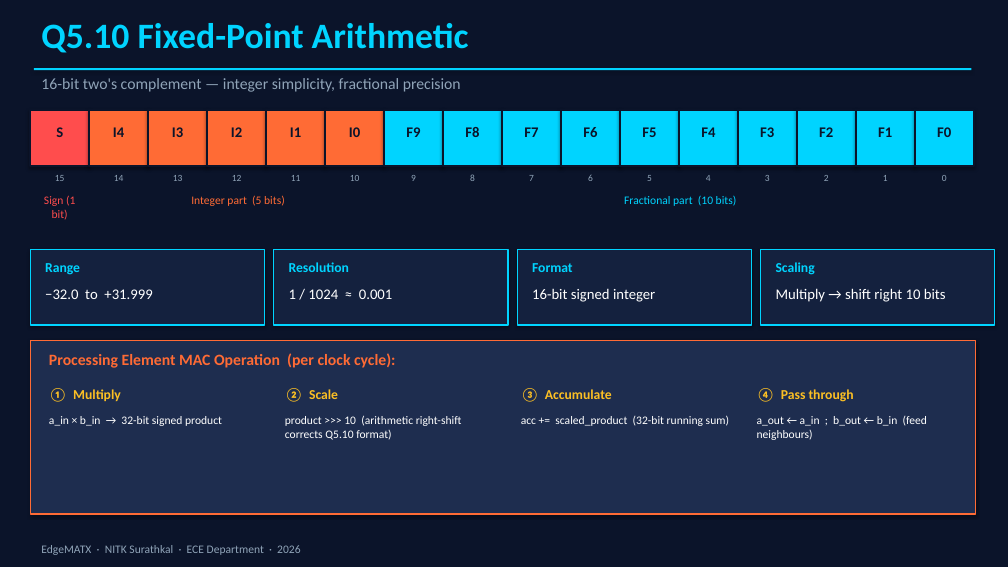
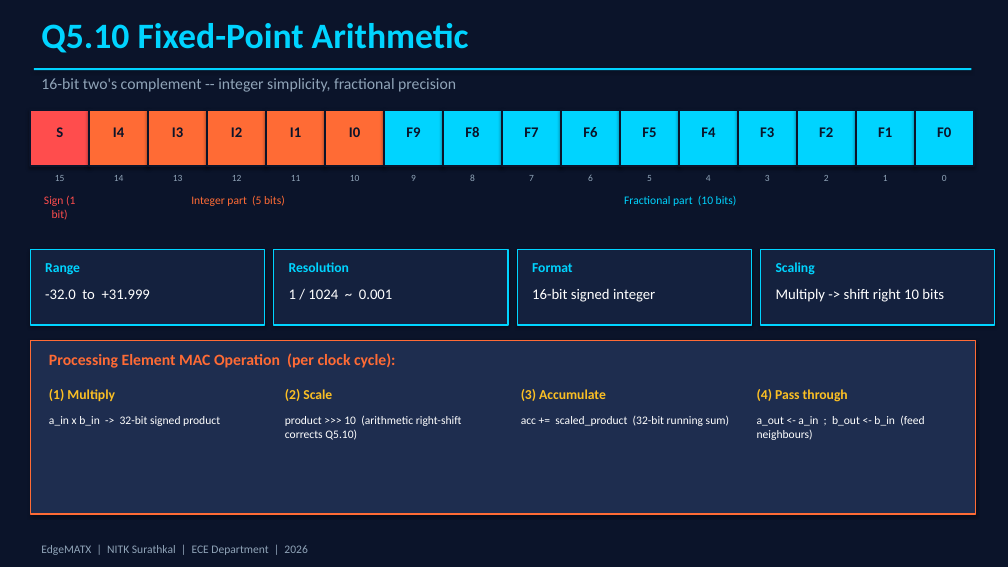
Before and after one commit to Quicksilver008/TinyML-Accelerator, a slide deck: slide 9 of docs/major/EdgeMATX_presentation.pptx (slide 7 before the commit). Drawn at 1008x567 pixels with LibreOffice and Linux fonts; fonts in the diff are those of the drawing. Boxes give left, top, right and bottom in pixels: in the first picture for what was removed or moved away, otherwise in the second. Text is boxed around its words. In the diff, an @@ line names an element or a change of style, - is before the commit and + after.

Commit message:
rename report to midsem, add EdgeMATX slides, update firmware.hex

```diff
--- a/docs/major/EdgeMATX_presentation.pptx
+++ b/docs/major/EdgeMATX_presentation.pptx
@@ text at (41, 78, 456, 92): text changed @@
-16-bit two's complement — integer simplicity, fractional precision
+16-bit two's complement -- integer simplicity, fractional precision
@@ text at (45, 289, 150, 299): text changed @@
-−32.0 to +31.999
+-32.0 to +31.999
@@ text at (289, 289, 393, 299): text changed @@
-1 / 1024 ≈ 0.001
+1 / 1024 ~ 0.001
@@ text at (776, 288, 944, 302): text changed @@
-Multiply → shift right 10 bits
+Multiply -> shift right 10 bits
@@ text at (49, 389, 115, 401): text changed @@
-① Multiply
+(1) Multiply
@@ text at (285, 389, 332, 401): text changed @@
-② Scale
+(2) Scale
@@ text at (521, 389, 606, 401): text changed @@
-③ Accumulate
+(3) Accumulate
@@ text at (757, 389, 848, 402): text changed @@
-④ Pass through
+(4) Pass through
@@ text at (49, 416, 220, 426): text changed @@
-a_in × b_in → 32-bit signed product
+a_in x b_in -> 32-bit signed product
@@ text at (285, 416, 462, 440): text changed @@
-product >>> 10 (arithmetic right-shift corrects Q5.10 format)
+product >>> 10 (arithmetic right-shift corrects Q5.10)
@@ text at (757, 416, 924, 440): text changed @@
-a_out ← a_in ; b_out ← b_in (feed neighbours)
+a_out <- a_in ; b_out <- b_in (feed neighbours)
@@ text at (41, 545, 307, 555): text changed @@
-EdgeMATX · NITK Surathkal · ECE Department · 2026
+EdgeMATX | NITK Surathkal | ECE Department | 2026
```
Also in this commit, not shown: 14 other slides changed, 2 slides added, 6 other files.
